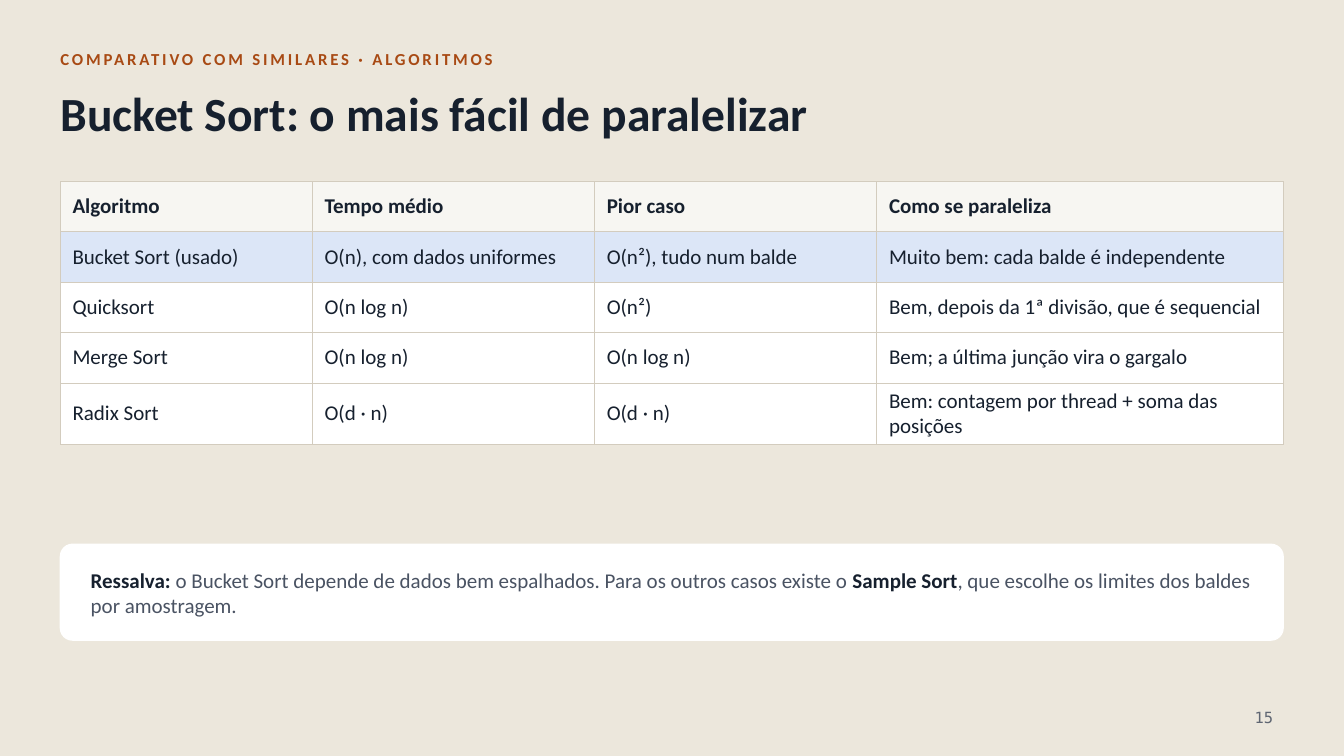
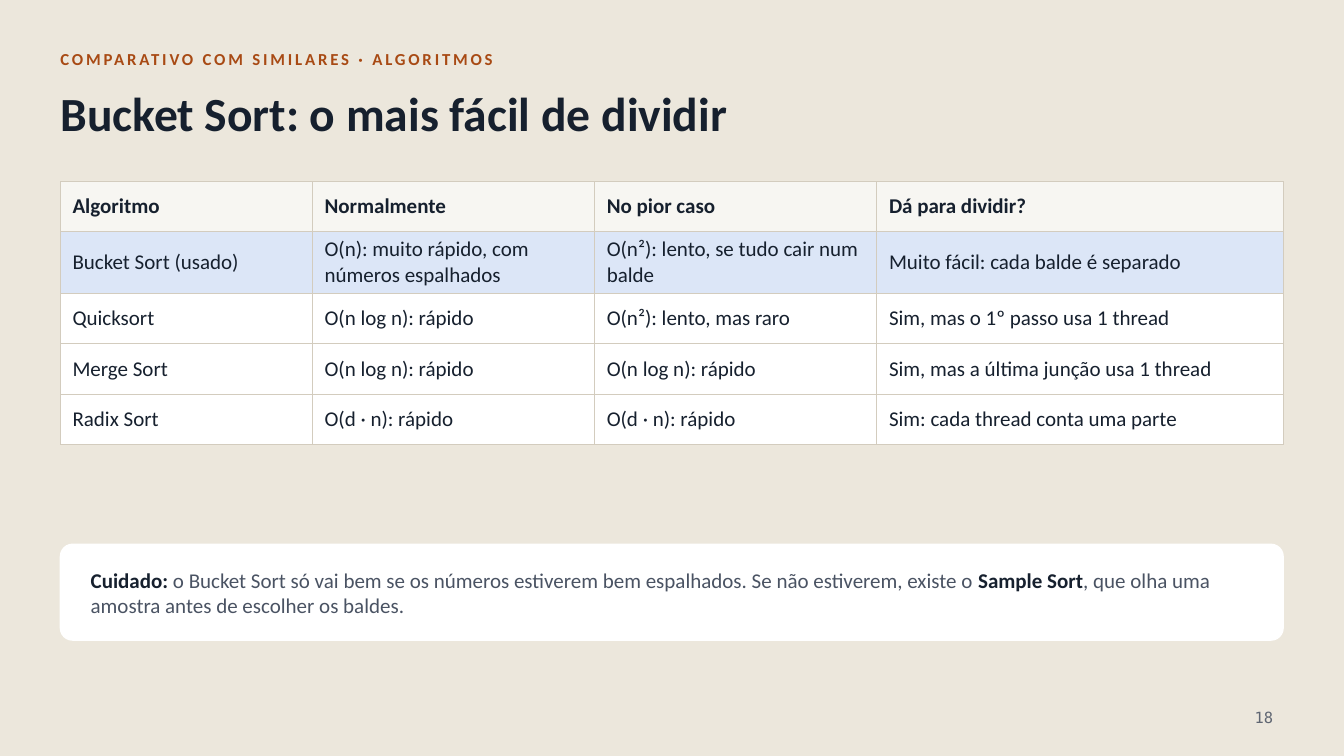
Before and after one commit to Dev2MundialMix/m3_1_bucket_sort, a slide deck: slide 18 of apresentacao/bucket_sort_openmp.pptx (slide 15 before the commit). Drawn at 1344x756 pixels with LibreOffice and Linux fonts; fonts in the diff are those of the drawing. Boxes give left, top, right and bottom in pixels: in the first picture for what was removed or moved away, otherwise in the second. Text is boxed around its words. In the diff, an @@ line names an element or a change of style, - is before the commit and + after.

```diff
--- a/apresentacao/bucket_sort_openmp.pptx
+++ b/apresentacao/bucket_sort_openmp.pptx
@@ title at [60,97,727,132]: text changed @@
-Bucket Sort: o mais fácil de paralelizar
+Bucket Sort: o mais fácil de dividir
@@ table at [60,181,1284,434] @@
-row 1: Algoritmo | Tempo médio | Pior caso | Como se paraleliza
+row 1: Algoritmo | Normalmente | No pior caso | Dá para dividir?
-row 2: Bucket Sort (usado) | O(n), com dados uniformes | O(n²), tudo num balde | Muito bem: cada balde é independente
+row 2: Bucket Sort (usado) | O(n): muito rápido, com números espalhados | O(n²): lento, se tudo cair num balde | Muito fácil: cada balde é separado
-row 3: Quicksort | O(n log n) | O(n²) | Bem, depois da 1ª divisão, que é sequencial
+row 3: Quicksort | O(n log n): rápido | O(n²): lento, mas raro | Sim, mas o 1º passo usa 1 thread
-row 4: Merge Sort | O(n log n) | O(n log n) | Bem; a última junção vira o gargalo
+row 4: Merge Sort | O(n log n): rápido | O(n log n): rápido | Sim, mas a última junção usa 1 thread
-row 5: Radix Sort | O(d · n) | O(d · n) | Bem: contagem por thread + soma das posições
+row 5: Radix Sort | O(d · n): rápido | O(d · n): rápido | Sim: cada thread conta uma parte
@@ text at [91,573,1210,613]: text changed @@
-Ressalva: o Bucket Sort depende de dados bem espalhados. Para os outros casos existe o Sample Sort, que escolhe os limites dos baldes por amostragem.
+Cuidado: o Bucket Sort só vai bem se os números estiverem bem espalhados. Se não estiverem, existe o Sample Sort, que olha uma amostra antes de escolher os baldes.
@@ page number at [1255,711,1274,723]: text changed @@
-15
+18
```
Also in this commit, not shown: 16 other slides changed, 3 slides added, 1 other file.
